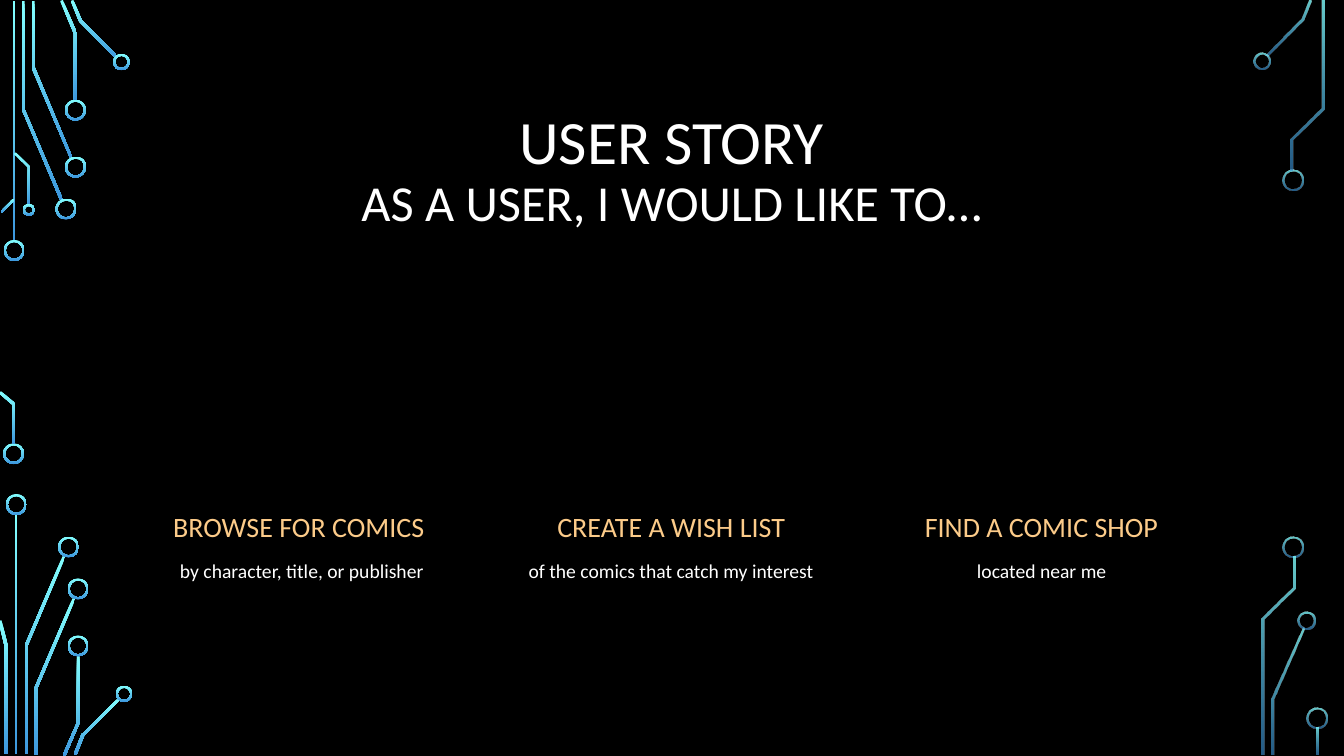
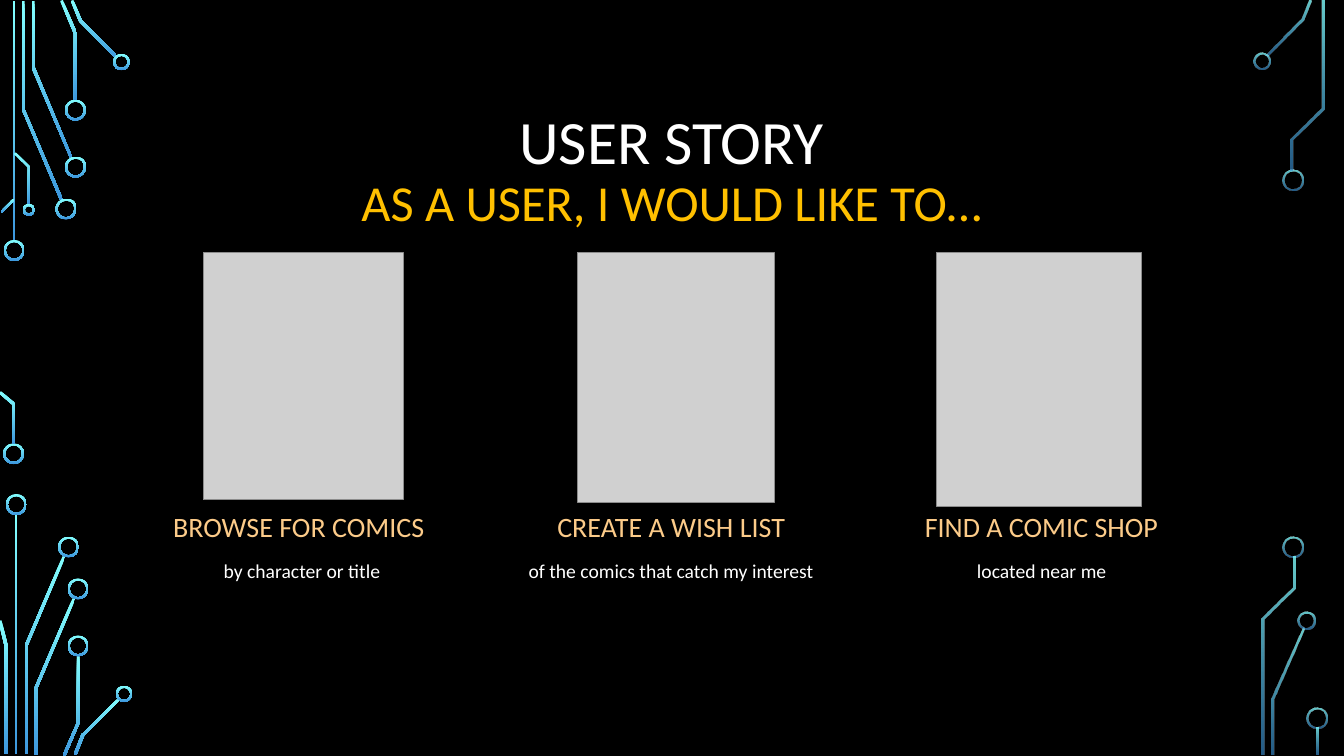
Before and after one commit to maximilianc88/ComiCall, a slide deck: slide 3 of ComiCall Presentation.pptx. Drawn at 1344x756 pixels with LibreOffice and Linux fonts; fonts in the diff are those of the drawing; grey boxes stand for pictures; background and template pictures are left out. Boxes give left, top, right and bottom in pixels: in the first picture for what was removed or moved away, otherwise in the second. Text is boxed around its words. In the diff, an @@ line names an element or a change of style, - is before the commit and + after.

```diff
--- a/ComiCall Presentation.pptx
+++ b/ComiCall Presentation.pptx
@@ title "USER STORY AS A USER, ..." at bbox=[361, 124, 981, 228]: text colour #FFFFFF to #FFC000 in "AS A USER, I WOULD LIKE TO…" @@
@@ picture added at bbox=[204, 253, 404, 500] @@
@@ picture added at bbox=[578, 253, 774, 502] @@
@@ picture added at bbox=[937, 253, 1142, 506] @@
@@ text at bbox=[224, 564, 380, 581]: text changed @@
-by character, title, or publisher
+by character or title
```
Also in this commit, not shown: 4 other slides changed, 3 slides added, 1 other file.
